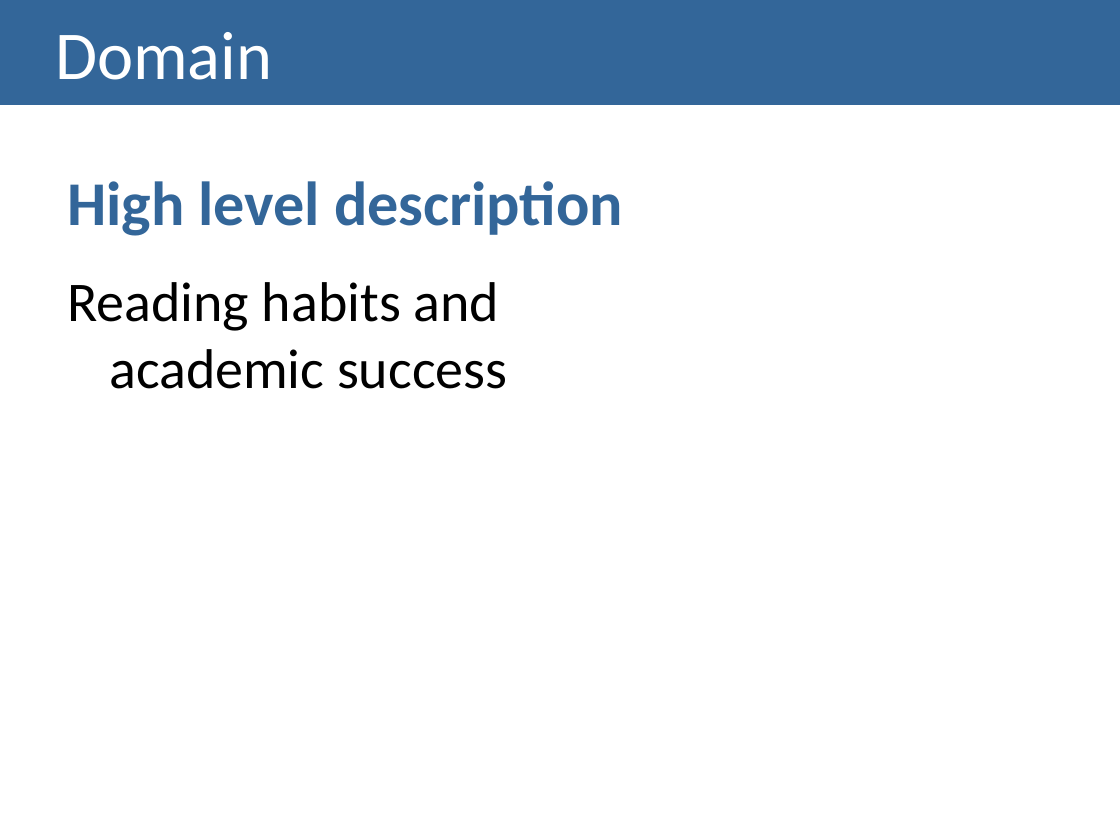
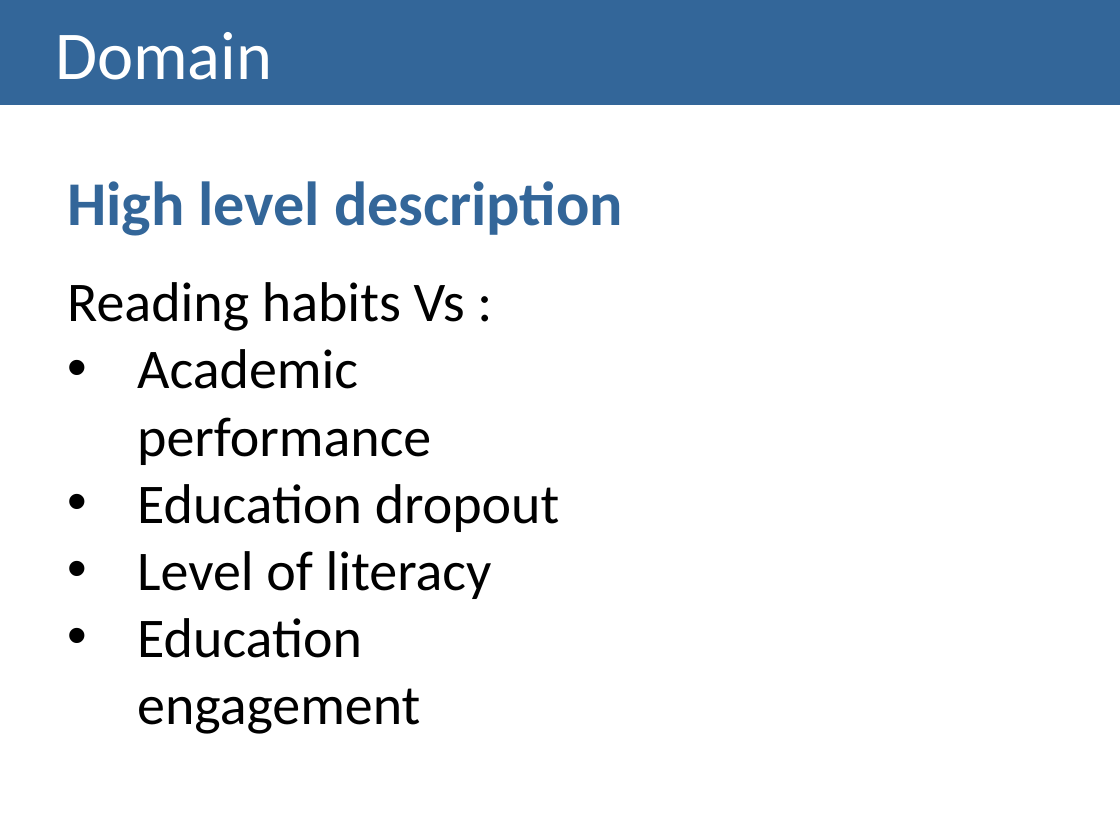
Before and after one commit to MargaridaMorais/information_visualization, a slide deck: slide 3 of First_Delivery/presentation/CI_G15.pptx. Drawn at 1120x840 pixels with LibreOffice and Linux fonts; fonts in the diff are those of the drawing; background and template pictures are left out. Boxes give left, top, right and bottom in pixels: in the first picture for what was removed or moved away, otherwise in the second. Text is boxed around its words. In the diff, an @@ line names an element or a change of style, - is before the commit and + after.

Commit message:
Finnished presentation and polished doc

```diff
--- a/First_Delivery/presentation/CI_G15.pptx
+++ b/First_Delivery/presentation/CI_G15.pptx
@@ text at <box>67,282,560,734</box>: text changed @@
-Reading habits and academic success
+Reading habits Vs :
+• Academic performance
+• Education dropout
+• Level of literacy
+• Education engagement
```
Also in this commit, not shown: 1 other file.
